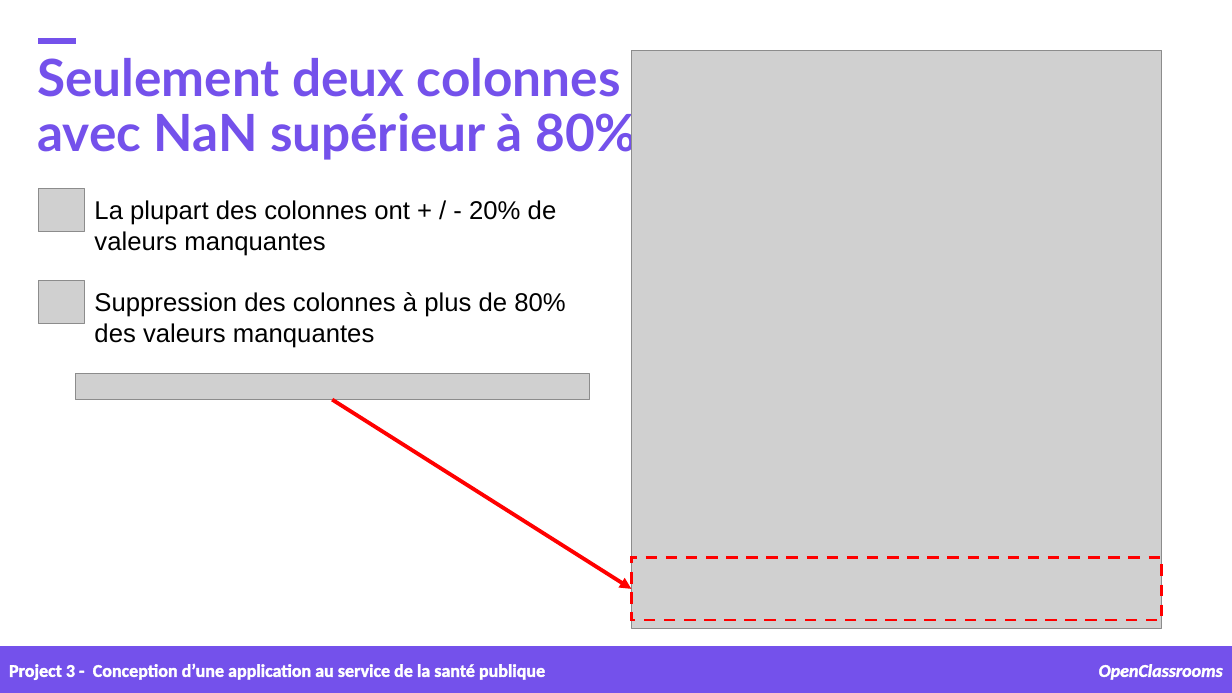
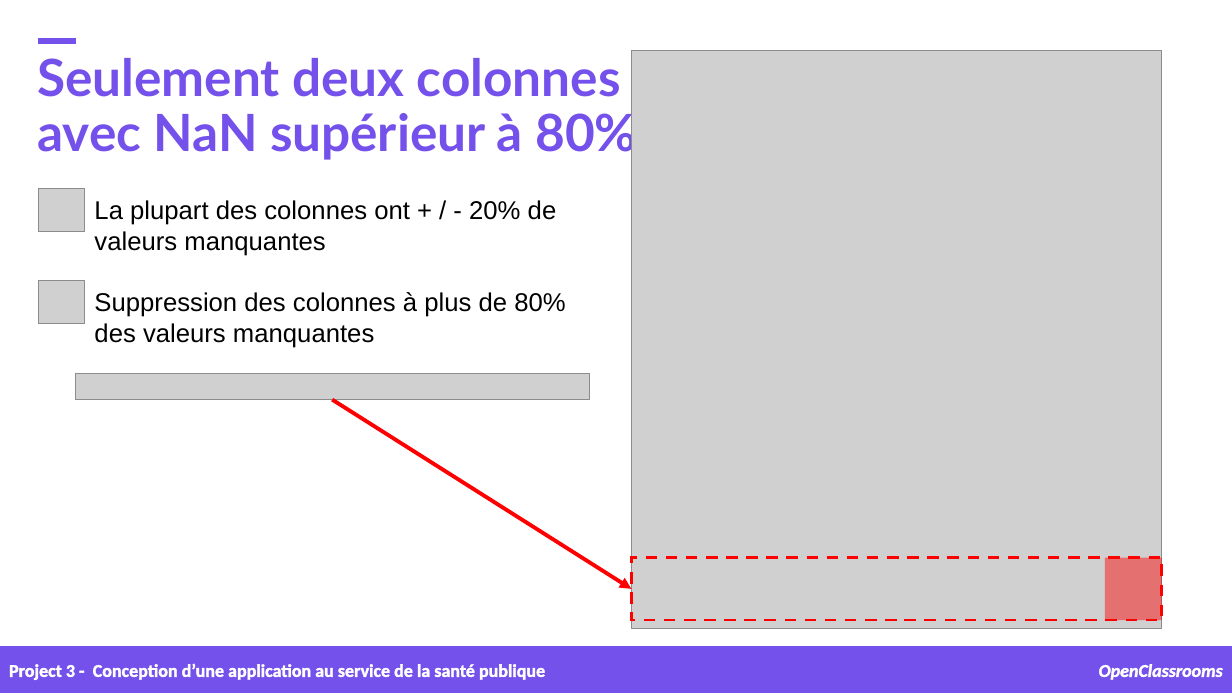
Before and after one commit to samirhinojosa/OC-P3-design-application-public-health, a slide deck: slide 14 of supports/P3_02_presentation v1.pptx. Drawn at 1232x693 pixels with LibreOffice and Linux fonts; fonts in the diff are those of the drawing; grey boxes stand for pictures; background and template pictures are left out. Boxes give left, top, right and bottom in pixels: in the first picture for what was removed or moved away, otherwise in the second. Text is boxed around its words. In the diff, an @@ line names an element or a change of style, - is before the commit and + after.

```diff
--- a/supports/P3_02_presentation v1.pptx
+++ b/supports/P3_02_presentation v1.pptx
@@ rectangle added at (x1=1105, y1=558, x2=1163, y2=621), fill #FF0000 at 46% opacity @@
```
Also in this commit, not shown: 10 other slides changed, 1 slide removed, 1 other file.
